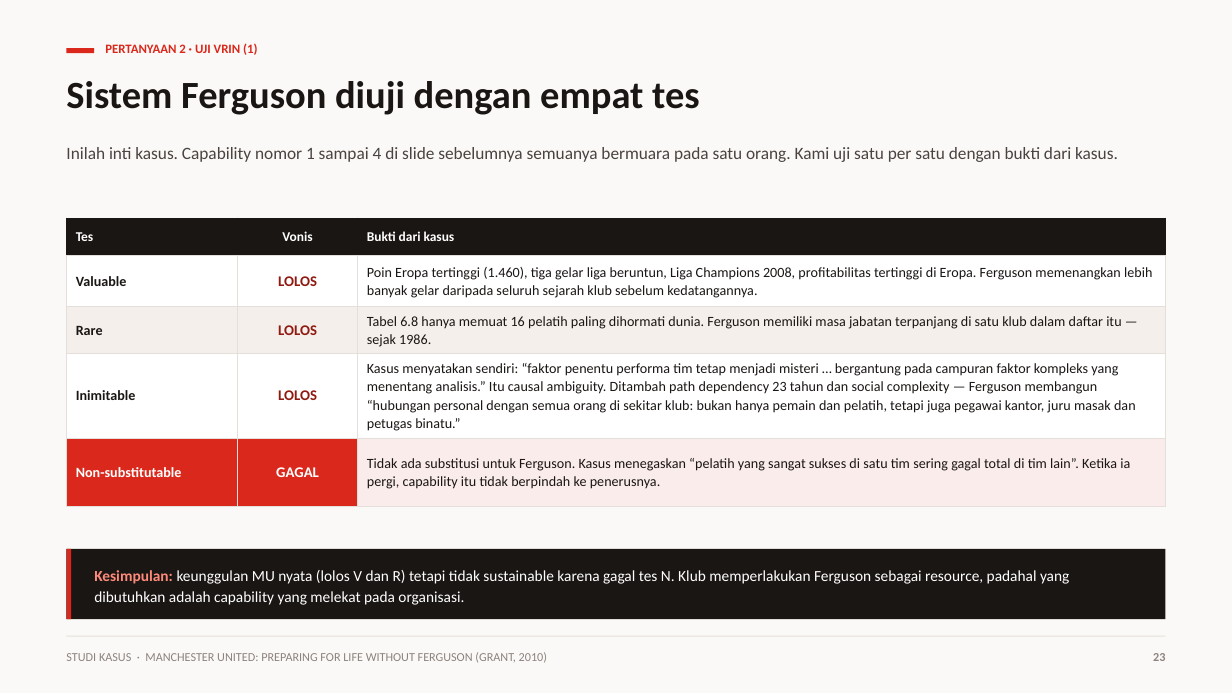
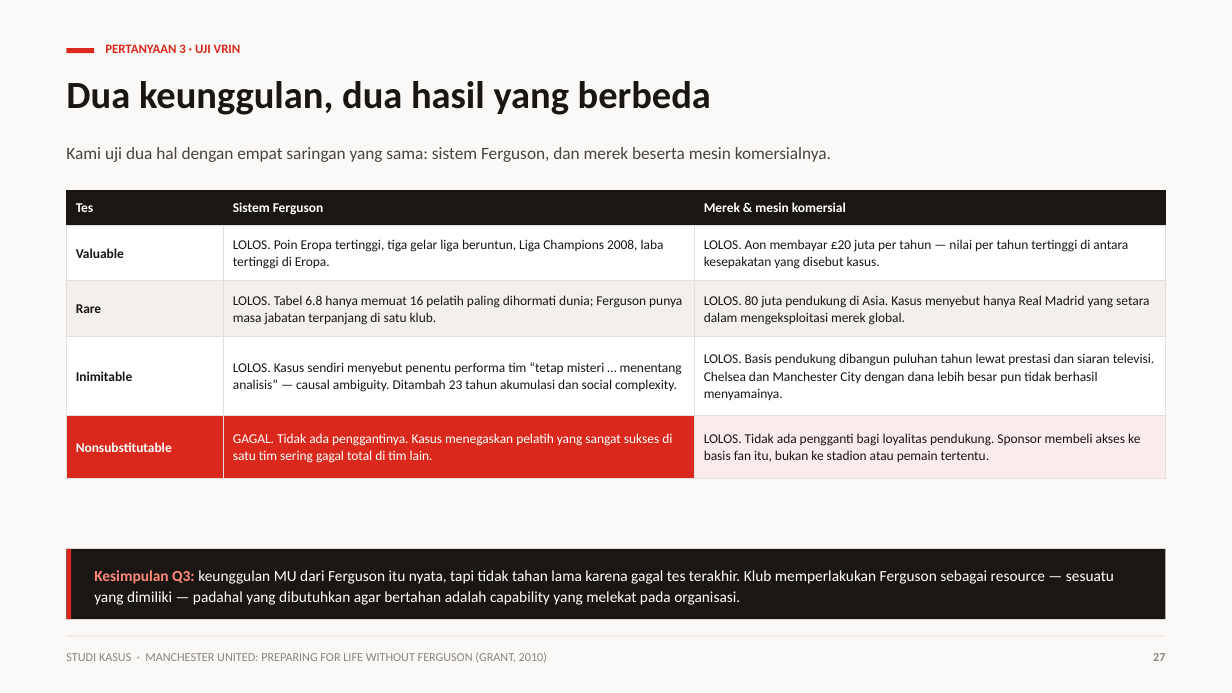
Before and after one commit to aslihabnuri/Dom-Manipulation, a slide deck: slide 27 of strategic-management-manchester-united/Kelompok 4 - Strategic Management - Chapter 4 & Manchester United.pptx (slide 23 before the commit). Drawn at 1232x693 pixels with LibreOffice and Linux fonts; fonts in the diff are those of the drawing. Boxes give left, top, right and bottom in pixels: in the first picture for what was removed or moved away, otherwise in the second. Text is boxed around its words. In the diff, an @@ line names an element or a change of style, - is before the commit and + after.

```diff
--- a/strategic-management-manchester-united/Kelompok 4 - Strategic Management - Chapter 4 & Manchester United.pptx
+++ b/strategic-management-manchester-united/Kelompok 4 - Strategic Management - Chapter 4 & Manchester United.pptx
@@ text at bbox=[105, 44, 241, 53]: text changed @@
-PERTANYAAN 2 · UJI VRIN (1)
+PERTANYAAN 3 · UJI VRIN
@@ text at bbox=[66, 81, 711, 115]: text changed @@
-Sistem Ferguson diuji dengan empat tes
+Dua keunggulan, dua hasil yang berbeda
@@ text at bbox=[66, 147, 831, 162]: text changed @@
-Inilah inti kasus. Capability nomor 1 sampai 4 di slide sebelumnya semuanya bermuara pada satu orang. Kami uji satu per satu dengan bukti dari kasus.
+Kami uji dua hal dengan empat saringan yang sama: sistem Ferguson, dan merek beserta mesin komersialnya.
@@ table at bbox=[67, 190, 1166, 479] @@
-row 1, column 2: Vonis
+row 1, column 2: Sistem Ferguson
-row 1, column 3: Bukti dari kasus
+row 1, column 3: Merek & mesin komersial
-row 2, column 2: LOLOS
+row 2, column 2: LOLOS. Poin Eropa tertinggi, tiga gelar liga beruntun, Liga Champions 2008, laba tertinggi di Eropa.
-row 2, column 3: Poin Eropa tertinggi (1.460), tiga gelar liga beruntun, Liga Champions 2008, profitabilitas tertinggi di Eropa. Ferguson memenangkan lebih banyak gelar daripada seluruh sejarah klub sebelum kedatangannya.
+row 2, column 3: LOLOS. Aon membayar £20 juta per tahun — nilai per tahun tertinggi di antara kesepakatan yang disebut kasus.
-row 3, column 2: LOLOS
+row 3, column 2: LOLOS. Tabel 6.8 hanya memuat 16 pelatih paling dihormati dunia; Ferguson punya masa jabatan terpanjang di satu klub.
-row 3, column 3: Tabel 6.8 hanya memuat 16 pelatih paling dihormati dunia. Ferguson memiliki masa jabatan terpanjang di satu klub dalam daftar itu — sejak 1986.
+row 3, column 3: LOLOS. 80 juta pendukung di Asia. Kasus menyebut hanya Real Madrid yang setara dalam mengeksploitasi merek global.
-row 4, column 2: LOLOS
+row 4, column 2: LOLOS. Kasus sendiri menyebut penentu performa tim “tetap misteri … menentang analisis” — causal ambiguity. Ditambah 23 tahun akumulasi dan social complexity.
-row 4, column 3: Kasus menyatakan sendiri: “faktor penentu performa tim tetap menjadi misteri … bergantung pada campuran faktor kompleks yang menentang analisis.” Itu causal ambiguity. Ditambah path dependency 23 tahun dan social complexity — Ferguson membangun “hubungan personal dengan semua orang di sekitar klub: bukan hanya pemain dan pelatih, tetapi juga pegawai kantor, juru masak dan petugas binatu.”
+row 4, column 3: LOLOS. Basis pendukung dibangun puluhan tahun lewat prestasi dan siaran televisi. Chelsea dan Manchester City dengan dana lebih besar pun tidak berhasil menyamainya.
-row 5: Non-substitutable | GAGAL | Tidak ada substitusi untuk Ferguson. Kasus menegaskan “pelatih yang sangat sukses di satu tim sering gagal total di tim lain”. Ketika ia pergi, capability itu tidak berpindah ke penerusnya.
+row 5: Nonsubstitutable | GAGAL. Tidak ada penggantinya. Kasus menegaskan pelatih yang sangat sukses di satu tim sering gagal total di tim lain. | LOLOS. Tidak ada pengganti bagi loyalitas pendukung. Sponsor membeli akses ke basis fan itu, bukan ke stadion atau pemain tertentu.
@@ size 11 to 10.5 pt in "Valuable", "Rare", "Inimitable" @@
@@ table: place and size @@
-table at bbox=[67, 218, 1165, 506]
+table at bbox=[67, 190, 1166, 479]
@@ text at bbox=[94, 570, 1114, 605]: text changed @@
-Kesimpulan: keunggulan MU nyata (lolos V dan R) tetapi tidak sustainable karena gagal tes N. Klub memperlakukan Ferguson sebagai resource, padahal yang dibutuhkan adalah capability yang melekat pada organisasi.
+Kesimpulan Q3: keunggulan MU dari Ferguson itu nyata, tapi tidak tahan lama karena gagal tes terakhir. Klub memperlakukan Ferguson sebagai resource — sesuatu yang dimiliki — padahal yang dibutuhkan agar bertahan adalah capability yang melekat pada organisasi.
@@ text at bbox=[1153, 653, 1165, 661]: text changed @@
-23
+27
```
Also in this commit, not shown: 17 other slides changed, 14 slides added, 14 slides removed, 5 other files.
